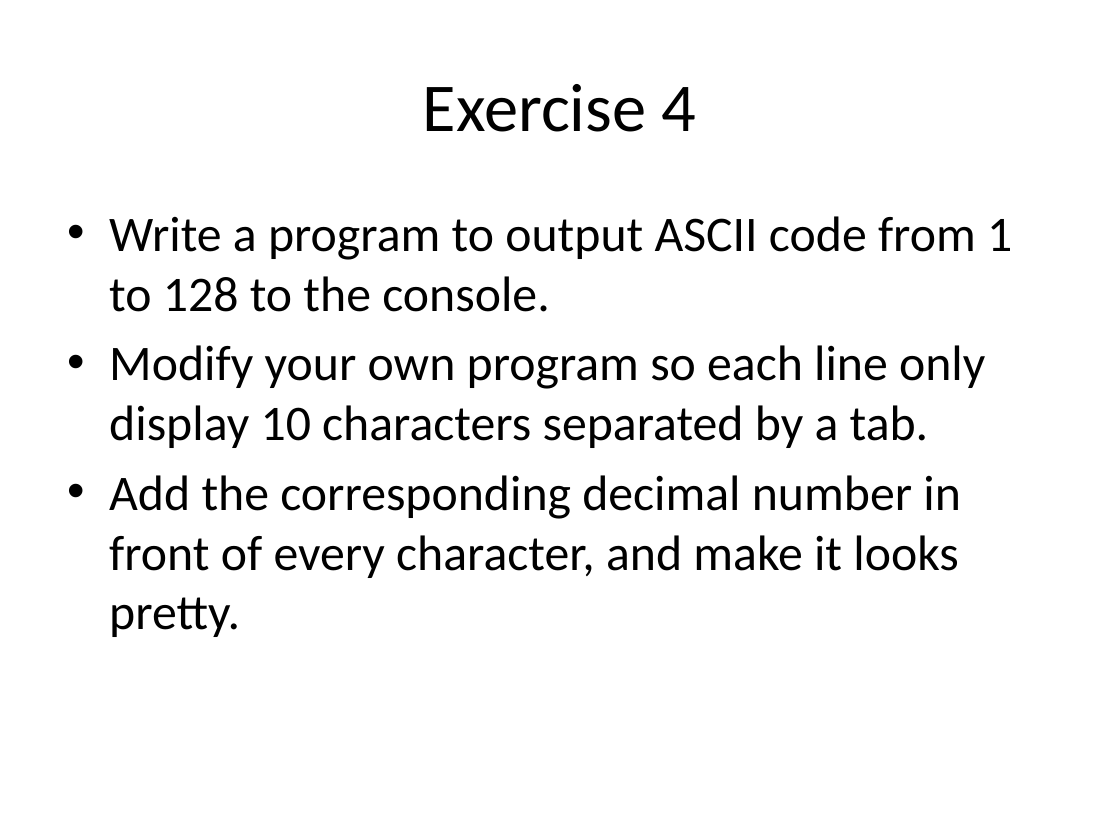
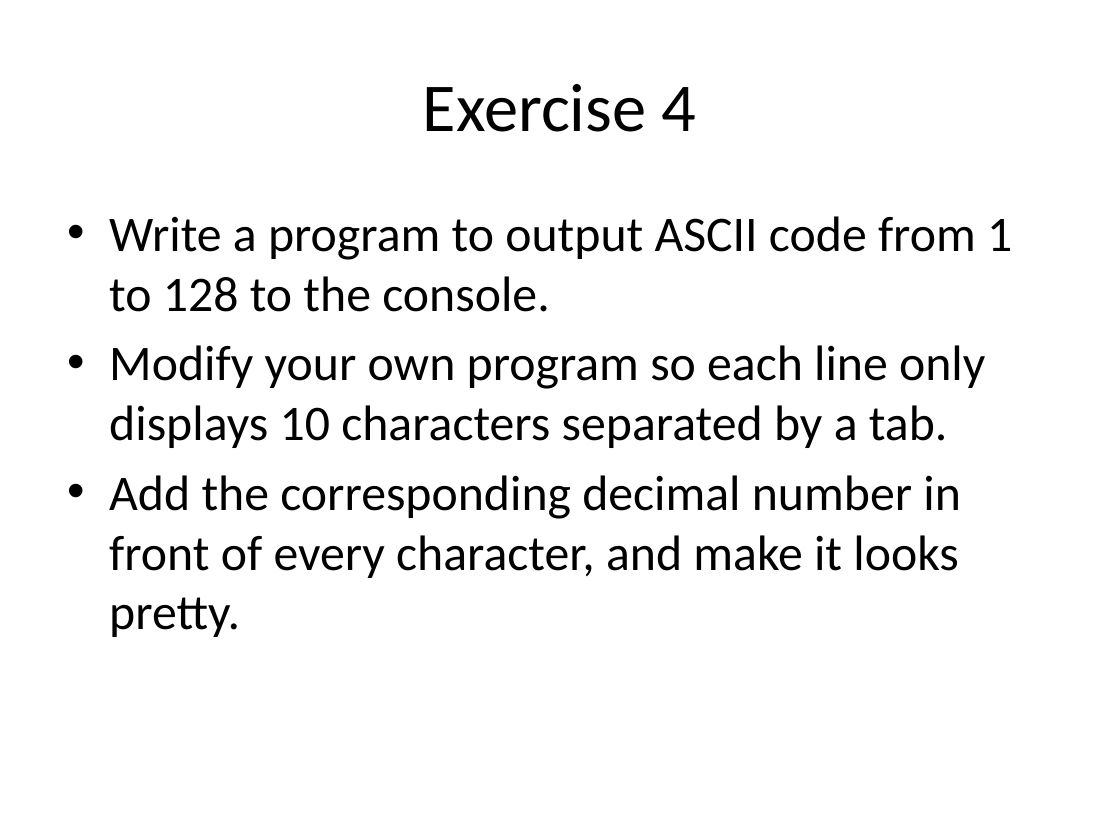
Before and after one commit to cthomasyeh/IOI, a slide deck: slide 13 of Introduction to C++ Programming Language.pptx. Drawn at 1120x840 pixels with LibreOffice and Linux fonts; fonts in the diff are those of the drawing. Boxes give left, top, right and bottom in pixels: in the first picture for what was removed or moved away, otherwise in the second. Text is boxed around its words. In the diff, an @@ line names an element or a change of style, - is before the commit and + after.

```diff
--- a/Introduction to C++ Programming Language.pptx
+++ b/Introduction to C++ Programming Language.pptx
@@ text at bbox=[109, 345, 985, 448]: text changed @@
-• Modify your own program so each line only display 10 characters separated by a tab.
+• Modify your own program so each line only displays 10 characters separated by a tab.
```
Also in this commit, not shown: 6 other slides changed, 11 slides added, 5 other files.
